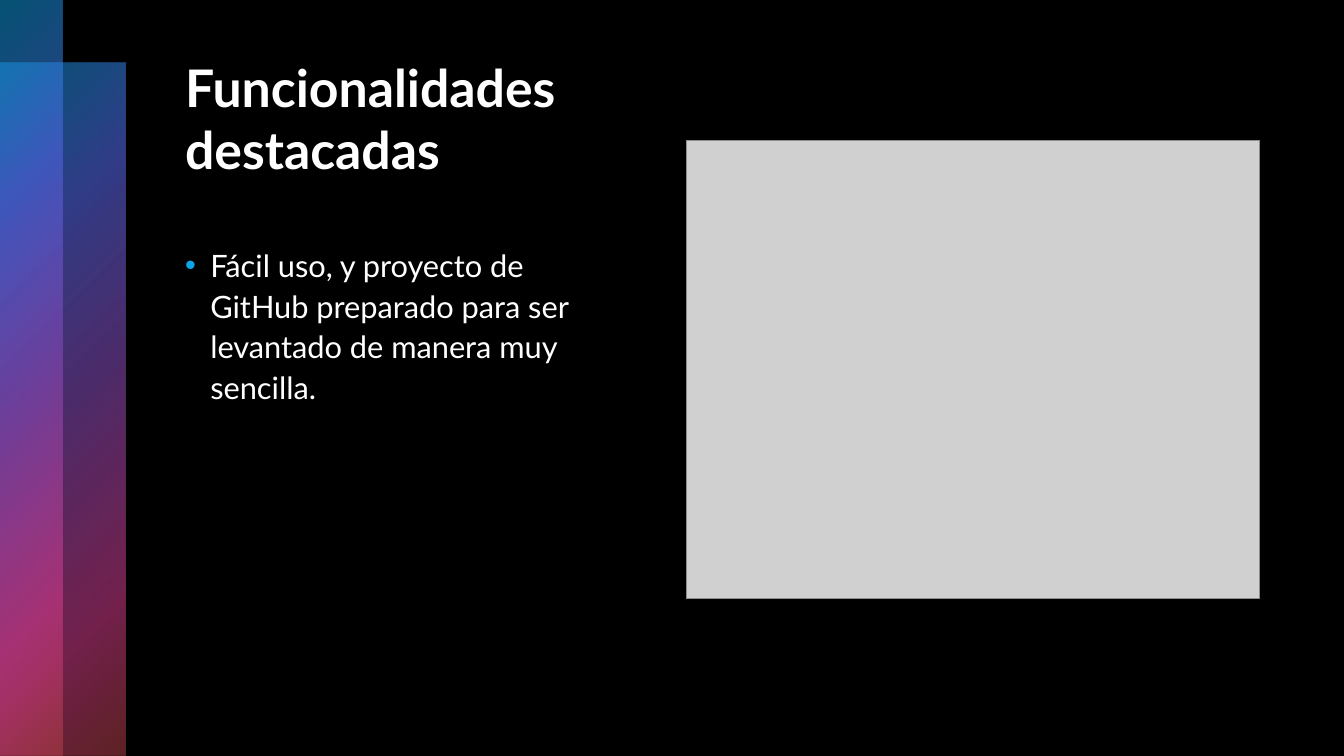
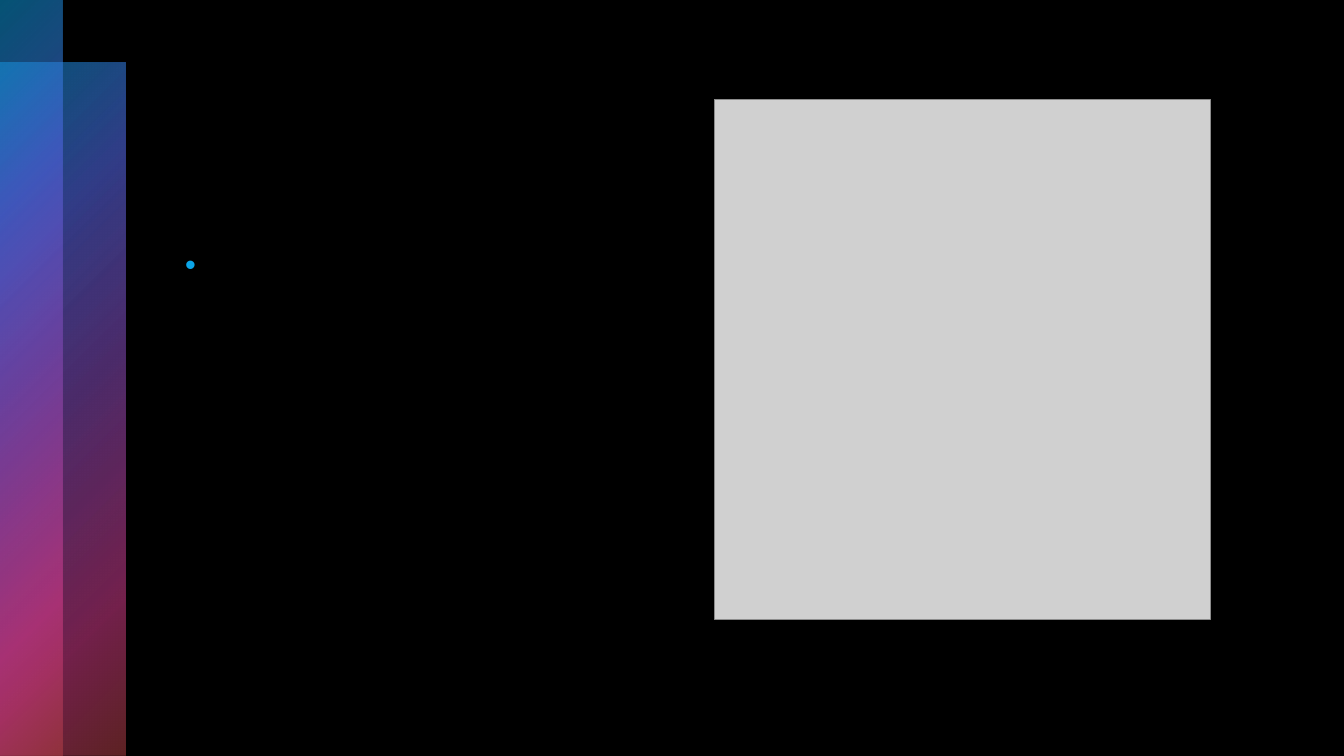
Before and after one commit to Neoarmadam/Proyecto_Final_DAW, a slide deck: slide 7 of Presentación.pptx. Drawn at 1344x756 pixels with LibreOffice and Linux fonts; fonts in the diff are those of the drawing; grey boxes stand for pictures. Boxes give left, top, right and bottom in pixels: in the first picture for what was removed or moved away, otherwise in the second. Text is boxed around its words. In the diff, an @@ line names an element or a change of style, - is before the commit and + after.

```diff
--- a/Presentación.pptx
+++ b/Presentación.pptx
@@ title removed at [185, 68, 555, 170] @@
-Funcionalidades destacadas
@@ picture: place and size @@
-picture at [687, 140, 1260, 599]
+picture at [715, 99, 1211, 619]
@@ text removed at [210, 254, 569, 400] @@
-• Fácil uso, y proyecto de GitHub preparado para ser levantado de manera muy sencilla.
```
Also in this commit, not shown: 8 other slides changed, 1 slide added, 1 slide removed, 1 other file.
